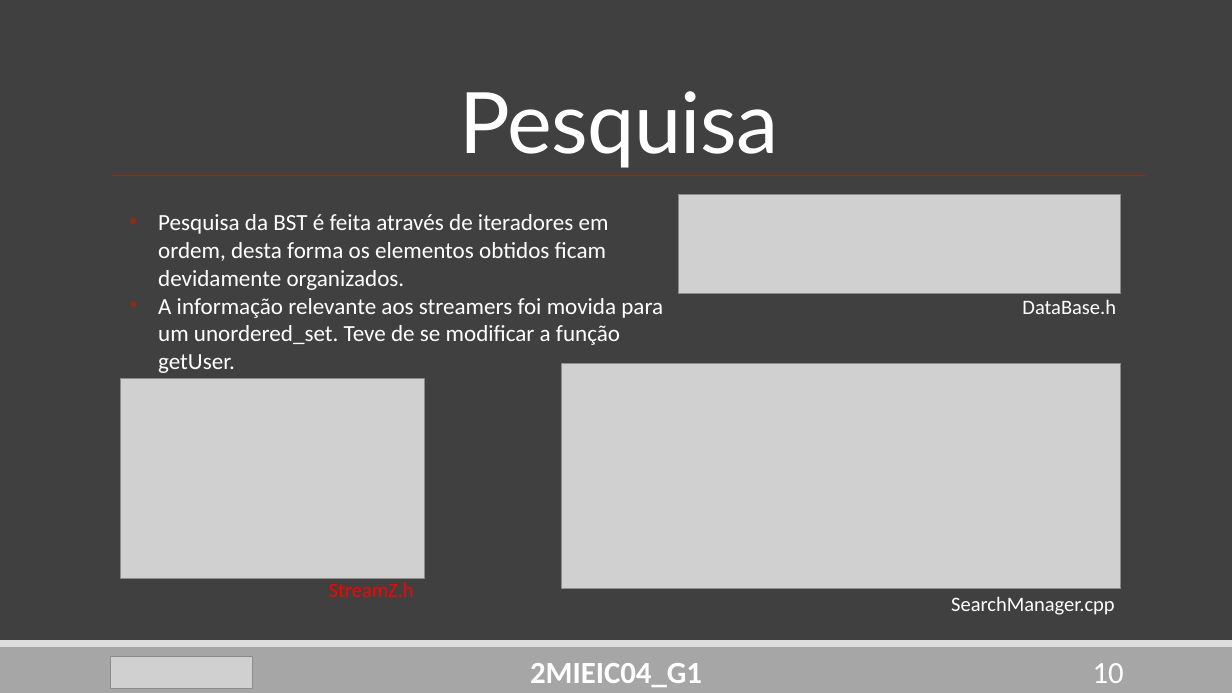
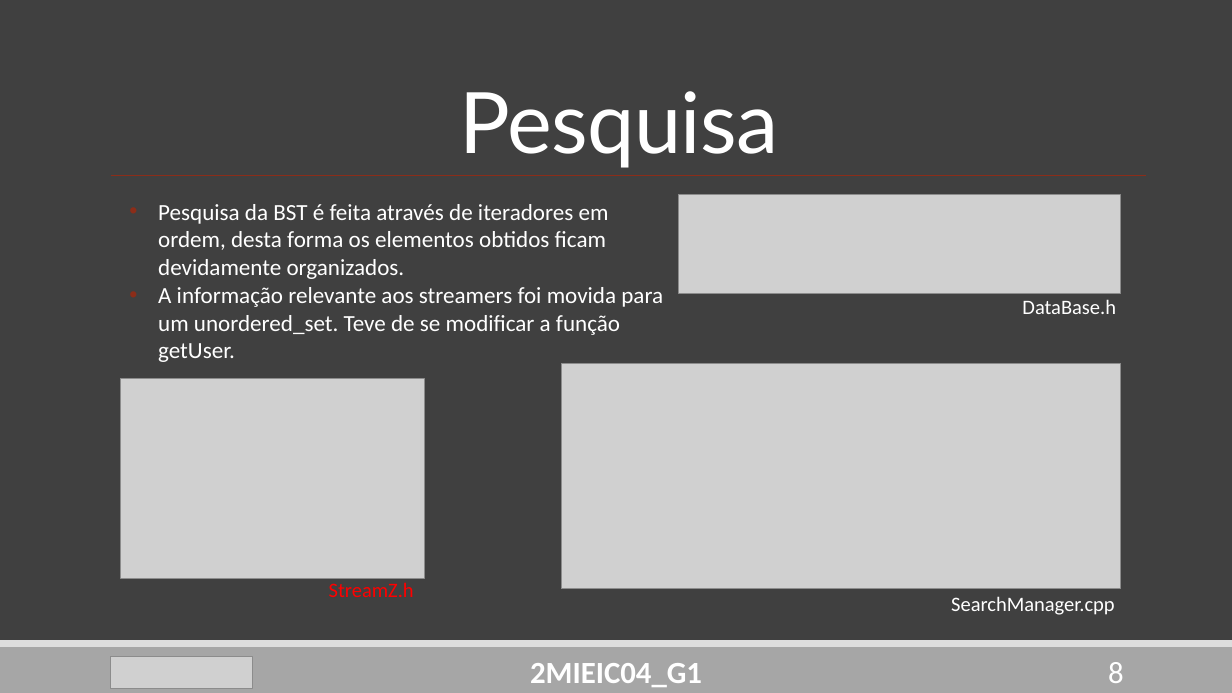
Before and after one commit to DoStini/FEUP-AEDA-proj, a slide deck: slide 8 of StreamZ__P2.pptx (slide 10 before the commit). Drawn at 1232x693 pixels with LibreOffice and Linux fonts; fonts in the diff are those of the drawing; grey boxes stand for pictures. Boxes give left, top, right and bottom in pixels: in the first picture for what was removed or moved away, otherwise in the second. Text is boxed around its words. In the diff, an @@ line names an element or a change of style, - is before the commit and + after.

```diff
--- a/StreamZ__P2.pptx
+++ b/StreamZ__P2.pptx
@@ text "Pesquisa da BST é feita ...": place and size @@
-text "Pesquisa da BST é feita ..." at [158,214,663,373]
+text "Pesquisa da BST é feita ..." at [158,204,663,362]
@@ page number at [1108,662,1124,683]: text changed @@
-10
+8
```
Also in this commit, not shown: 3 other slides changed, 2 slides removed, 3 other files.
